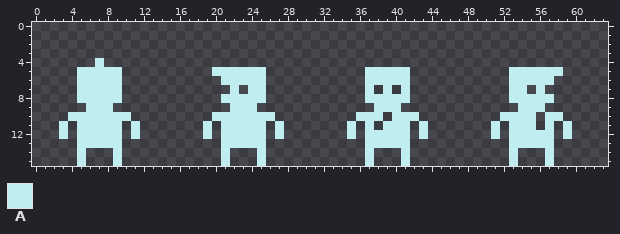
File history of a pixel-art sprite, assets/sprites/humanoid/idle_01.png. That is the earlier state.
The file is 64x16 pixels.
Palette (. is transparent): A #c0edef
Pixels before, first column x 3:
 4 ....A....................................................
 5 ..AAAAA..........AAAAAA...........AAAAA...........AAAAAA.
 6 ..AAAAA...........AAAAA...........AAAAA...........AAAAA..
 7 ..AAAAA............A.AA...........A.A.A...........AA.A...
 8 ..AAAAA...........AAAAA...........AAAAA...........AAAAA..
 9 ...AAA.............AAA.............AAA.............AAA...
10 .AAAAAAA.........AAAAAAA.........AAA.AAA.........AAAA.AA.
11 A.AAAAA.A.......A.AAAAA.A.......A.A.AAA.A.......A.AAA.A.A
12 A.AAAAA.A.......A.AAAAA.A.......A.AAAAA.A.......A.AAAAA.A
13 ..AAAAA...........AAAAA...........AAAAA...........AAAAA..
14 ..A...A...........A...A...........A...A...........A...A..
15 ..A...A...........A...A...........A...A...........A...A..
After:
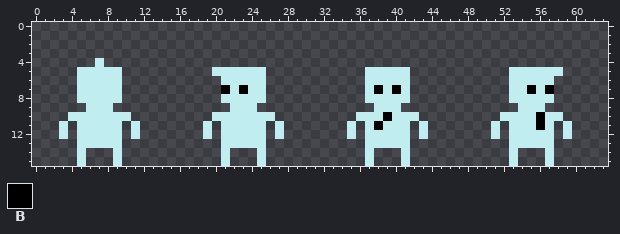
Colours new in this view: B #000000
The exact change:
y 7: x 21 . -> B; x 23 . -> B; x 38 . -> B; x 40 . -> B; x 55 . -> B; x 57 . -> B
y 10: x 39 . -> B; x 56 . -> B
y 11: x 38 . -> B; x 56 . -> B
